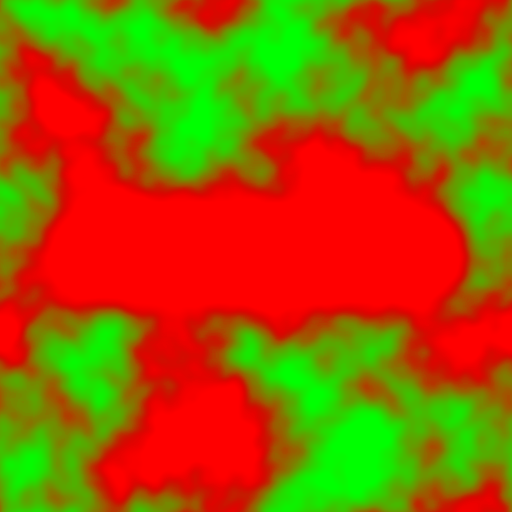
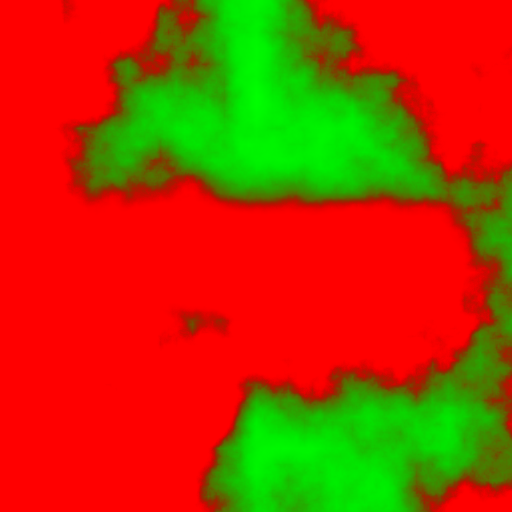
Layered file, before and after one edit (w=512, h=512). Changes by layer:
renamed "bottom" to "prova.png", painted on it over [0, 0, 512, 512]
